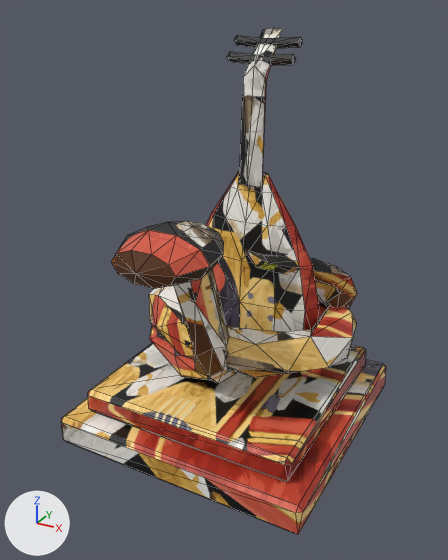
What one commit did to the glTF model public/models/lowpix/figures/otsukai/hebi.glb.
Both versions are drawn from a camera (50 mm lens) standing at (26.1, -49.8, 40.4) and looking at (0.0, -2.3, 16.7). Arrows for +X, +Y and +Z are at lower left; the lights stay in place. The picture after the commit comes second. Mesh edges are drawn as thin lines. Where no turn or scale is listed for an object, it has been applied to the vertices. Vertices at exactly the same position are counted once.

Before the edit, the objects in view are built like this:
```python
me_biwa_001 = bpy.data.meshes.new('biwa.001')
me_biwa_001.from_pydata(...)  # 147 vertices, 270 faces; spans x -7.6..7.6, y -3.1..3.1, z -16.4..16.4
me_biwa_001.materials.append(mat_toy_hebi)  # picture img_hebi_col
me_coil_001 = bpy.data.meshes.new('coil.001')
me_coil_001.from_pydata(...)  # 92 vertices, 180 faces; spans x -1.0..1.0, y -0.86..0.86, z -0.33..0.33
me_coil_001.materials.append(mat_toy_hebi)  # picture img_hebi_col
me_plinth_001 = bpy.data.meshes.new('plinth.001')
me_plinth_001.from_pydata(...)  # 40 vertices, 72 faces; spans x -13.0..13.0, y -13.0..13.0, z -2.9..2.9
me_plinth_001.materials.append(mat_toy_hebi)  # picture img_hebi_col
me_sneck_001 = bpy.data.meshes.new('sneck.001')
me_sneck_001.from_pydata(...)  # 71 vertices, 134 faces; spans x -4.2..4.2, y -6.7..6.7, z -8.9..8.9
me_sneck_001.materials.append(mat_toy_hebi)  # picture img_hebi_col
me_stail_001 = bpy.data.meshes.new('stail.001')
me_stail_001.from_pydata(...)  # 20 vertices, 36 faces; spans x -0.78..0.78, y -1.0..1.0, z -0.79..0.79
me_stail_001.materials.append(mat_toy_hebi)  # picture img_hebi_col
ob_biwa_001 = bpy.data.objects.new('biwa.001', me_biwa_001)
ob_biwa_001.location = (0.0, 4.15, 22.24)
ob_coil = bpy.data.objects.new('coil', me_coil_001)
ob_coil.parent = ob_root
ob_coil.location = (-0.0179, 3.456, 10.13)
ob_coil.scale = (11.4, 11.4, 11.4)
ob_plinth = bpy.data.objects.new('plinth', me_plinth_001)
ob_plinth.location = (0.0, 0.0, 2.9)
ob_sneck_001 = bpy.data.objects.new('sneck.001', me_sneck_001)
ob_sneck_001.location = (-0.4, -8.61, 15.34)
ob_stail_001 = bpy.data.objects.new('stail.001', me_stail_001)
ob_stail_001.parent = ob_stail
ob_stail_001.location = (-2.068, -3.703, 3.04)
ob_stail_001.scale = (5.51, 5.51, 5.51)
```
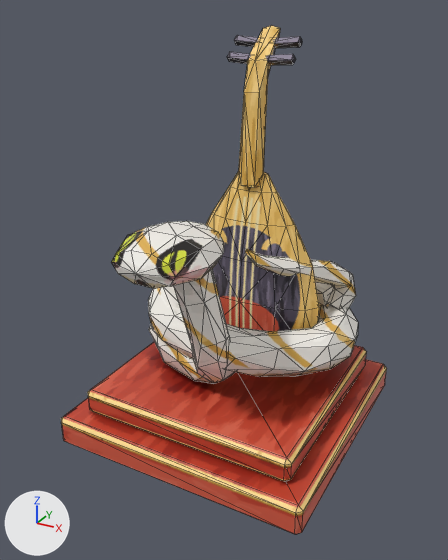
Where the newer file only moved an object's origin or applied its transform, the numbers keep the older frame.

Changed parts and their boxes [x1, y1, x2, y2] in the pictures (448 x 560 px; the box of a moved part takes in the faces that stretch with it):
'plinth', reshaped: before [61, 343, 386, 534]; after [61, 342, 387, 534]
'biwa.001', reshaped: before [206, 28, 319, 332]; after [206, 26, 319, 331]
'coil', reshaped, moved, rescaled: before [149, 281, 357, 381]; after [148, 282, 358, 384]
'sneck.001', reshaped: before [111, 221, 236, 383]; after [111, 221, 235, 383]
'stail.001', reshaped, moved, rescaled: before [246, 250, 357, 309]; after [245, 249, 356, 309]
part 1 of me_biwa_001, built on: before [239, 28, 282, 187]; after [239, 26, 280, 187]
part 2 of me_biwa_001, surface changed: [206, 35, 319, 331] in both
part 3 of me_sneck_001, rebuilt: before [173, 269, 236, 383]; after [173, 269, 235, 383]
part 4 of me_sneck_001, surface changed: [111, 221, 224, 289] in both
part 7 of me_plinth_001, moved or reshaped: before [61, 371, 382, 534]; after [61, 367, 382, 534]
part 8 of me_plinth_001, moved or reshaped: before [293, 348, 386, 508]; after [293, 348, 387, 508]
part 9 of me_plinth_001, surface changed: [61, 349, 381, 513] in both

The change, as a diff of the scene's bpy script:
```diff
--- a/public/models/lowpix/figures/otsukai/hebi.glb.py
+++ b/public/models/lowpix/figures/otsukai/hebi.glb.py
@@ me_biwa_001 @@
 # used by ob_biwa_001; location = (0.0, 4.15, 22.24)
-me_biwa_001.from_pydata(...)  # 147 vertices, 270 faces; spans x -7.6..7.6, y -3.1..3.1, z -16.4..16.4
+me_biwa_001.from_pydata(...)  # 157 vertices, 290 faces; spans x -7.6..7.6, y -3.1..3.3, z -16.4..16.7
+# me_biwa_001 part 1
+# 12 vertices are removed from x -1.3..1.3, y -1.9..3.1, z 2.4..16.4
+# 22 faces are deleted
+# 22 vertices are added at x -1.3..1.3, y -1.9..3.3, z 2.4..16.7
+# 42 new faces join them
+# me_biwa_001 part 2: 248 kept faces spanning x -7.6..7.6, y -3.1..2.3, z -16.4..15.8 get new texture (UV) coordinates
 me_biwa_001.materials.append(mat_toy_hebi)
@@ me_sneck_001 @@
 # used by ob_sneck_001; location = (-0.4, -8.61, 15.34)
-me_sneck_001.from_pydata(...)  # 71 vertices, 134 faces; spans x -4.2..4.2, y -6.7..6.7, z -8.9..8.9
+me_sneck_001.from_pydata(...)  # 95 vertices, 182 faces; spans x -4.2..4.2, y -6.7..6.8, z -9.1..8.9
+# me_sneck_001 part 3: the loose piece of 29 vertices spanning x -1.8..3.0, y -0.3..6.7, z -8.9..5.7 is rebuilt with 53 vertices and now spans x -1.9..2.9, y -0.4..6.8, z -9.1..5.6
+# me_sneck_001 part 4: 80 kept faces spanning x -4.2..4.2, y -6.7..2.8, z 4.9..8.9 get new texture (UV) coordinates
 me_sneck_001.materials.append(mat_toy_hebi)
@@ me_stail_001 @@
 # used by ob_stail_001; parent = ob_stail; location = (-2.068, -3.703, 3.04); scale = (5.51, 5.51, 5.51)
-me_stail_001.from_pydata(...)  # 20 vertices, 36 faces; spans x -0.78..0.78, y -1.0..1.0, z -0.79..0.79
+me_stail_001.from_pydata(...)  # 35 vertices, 66 faces; spans x -0.76..0.76, y -1.0..1.0, z -0.79..0.79
+# me_stail_001 part 5: the whole mesh is rebuilt
 me_stail_001.materials.append(mat_toy_hebi)
@@ me_coil_001 @@
 # used by ob_coil; parent = ob_root; location = (-0.0179, 3.456, 10.13); scale = (11.4, 11.4, 11.4)
-me_coil_001.from_pydata(...)  # 92 vertices, 180 faces; spans x -1.0..1.0, y -0.86..0.86, z -0.33..0.33
+me_coil_001.from_pydata(...)  # 172 vertices, 340 faces; spans x -1.0..1.0, y -0.86..0.86, z -0.34..0.34
+# me_coil_001 part 6: the whole mesh is rebuilt
 me_coil_001.materials.append(mat_toy_hebi)
@@ me_plinth_001 @@
 # used by ob_plinth; location = (0.0, 0.0, 2.9)
-me_plinth_001.from_pydata(...)  # 40 vertices, 72 faces; spans x -13.0..13.0, y -13.0..13.0, z -2.9..2.9
+me_plinth_001.from_pydata(...)  # 48 vertices, 88 faces; spans x -13.0..13.0, y -13.0..13.0, z -2.9..2.9
+# me_plinth_001 part 7: 1 vertex moved from x 10.8, y -10.8, z 0.7 to x 11.0, y -10.5, z 0.8; 3 vertices removed from x -12.8..12.8, y -12.8..-10.8, z -2.5..0.7; 7 vertices added at x -13.0..13.0, y -13.0..-10.5, z -2.5..0.8
+# me_plinth_001 part 8: 2 vertices moved from x -12.8..-10.8, y 10.8..12.8, z -0.1..2.5 to x -13.0..-11.0, y 10.5..12.5, z -0.2..2.5; 2 vertices removed from x 10.8..12.8, y 10.8..12.8, z -0.1..2.5; 6 vertices added at x -12.5..13.0, y 10.5..13.0, z -0.2..2.5
+# me_plinth_001 part 9: 24 kept faces spanning x -13.0..13.0, y -13.0..13.0, z -2.9..2.9 get new texture (UV) coordinates
 me_plinth_001.materials.append(mat_toy_hebi)
@@ ob_stail_001 @@
 ob_stail_001.parent = ob_stail
-ob_stail_001.location = (-2.068, -3.703, 3.04)
-ob_stail_001.scale = (5.51, 5.51, 5.51)
+ob_stail_001.location = (-2.086, -3.667, 3.016)
+ob_stail_001.scale = (5.53, 5.53, 5.53)
@@ ob_coil @@
 ob_coil.parent = ob_root
-ob_coil.location = (-0.0179, 3.456, 10.13)
-ob_coil.scale = (11.4, 11.4, 11.4)
+ob_coil.location = (0.0313, 3.583, 10.04)
+ob_coil.scale = (11.5, 11.5, 11.5)
```
